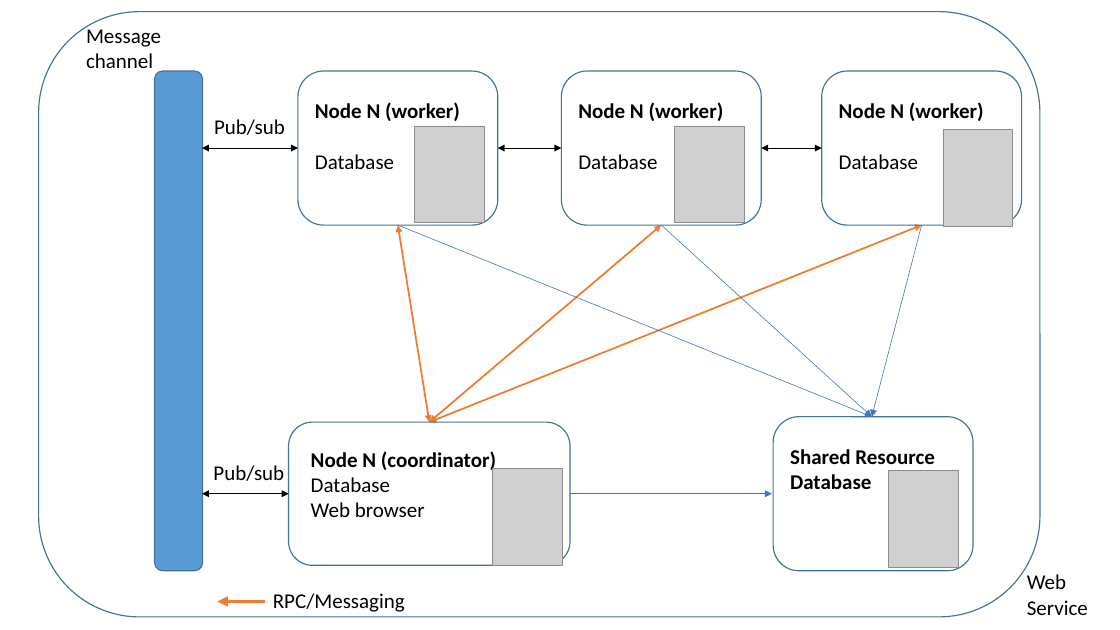
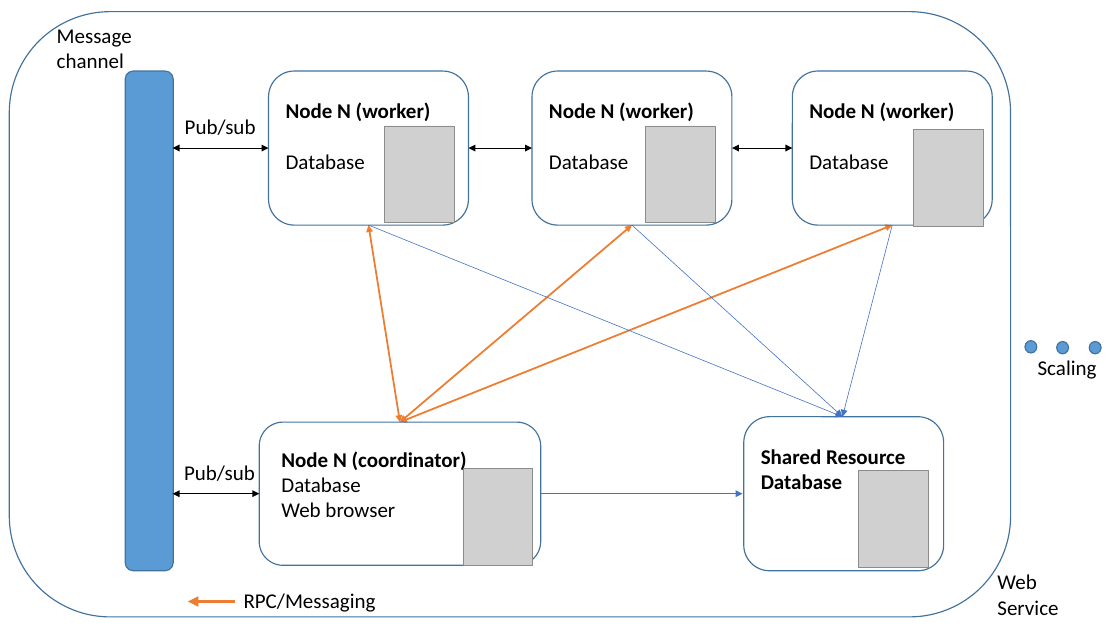
Before and after one commit to gowhd20/Chatchat_distributed_system, a slide deck: slide 1 of document/architecture.pptx. Drawn at 1120x630 pixels with LibreOffice and Linux fonts; fonts in the diff are those of the drawing; grey boxes stand for pictures. Boxes give left, top, right and bottom in pixels: in the first picture for what was removed or moved away, otherwise in the second. Text is boxed around its words. In the diff, an @@ line names an element or a change of style, - is before the commit and + after.

```diff
--- a/document/architecture.pptx
+++ b/document/architecture.pptx
@@ ellipse added at bbox=[1025, 341, 1037, 354], fill #5B9BD5, outline #43739E 1 pt @@
@@ ellipse added at bbox=[1057, 342, 1069, 355], fill #5B9BD5, outline #43739E 1 pt @@
@@ ellipse added at bbox=[1090, 342, 1102, 355], fill #5B9BD5, outline #43739E 1 pt @@
@@ text added at bbox=[1038, 360, 1097, 379], 18 pt, text #000000 @@
+Scaling
@@ 10 texts, 7 rounded rectangles, 7 double arrows, 5 pictures, 5 arrows: place and size @@
-10 texts, 7 rounded rectangles, 7 double arrows, 5 pictures, 5 arrows at bbox=[39, 12, 1088, 618]
+10 texts, 7 rounded rectangles, 7 double arrows, 5 pictures, 5 arrows at bbox=[9, 12, 1058, 618]
```
Also in this commit, not shown: 4 other files.
